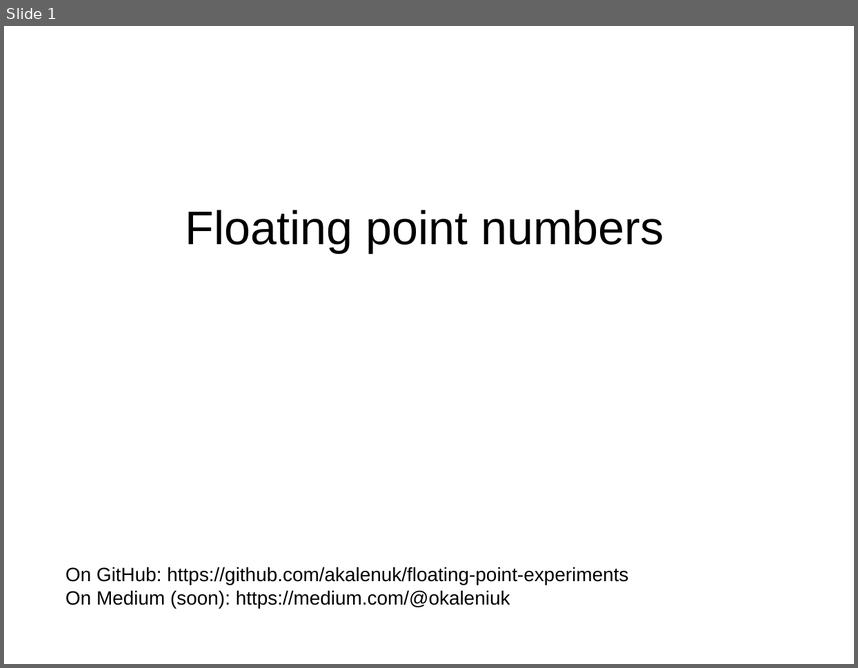
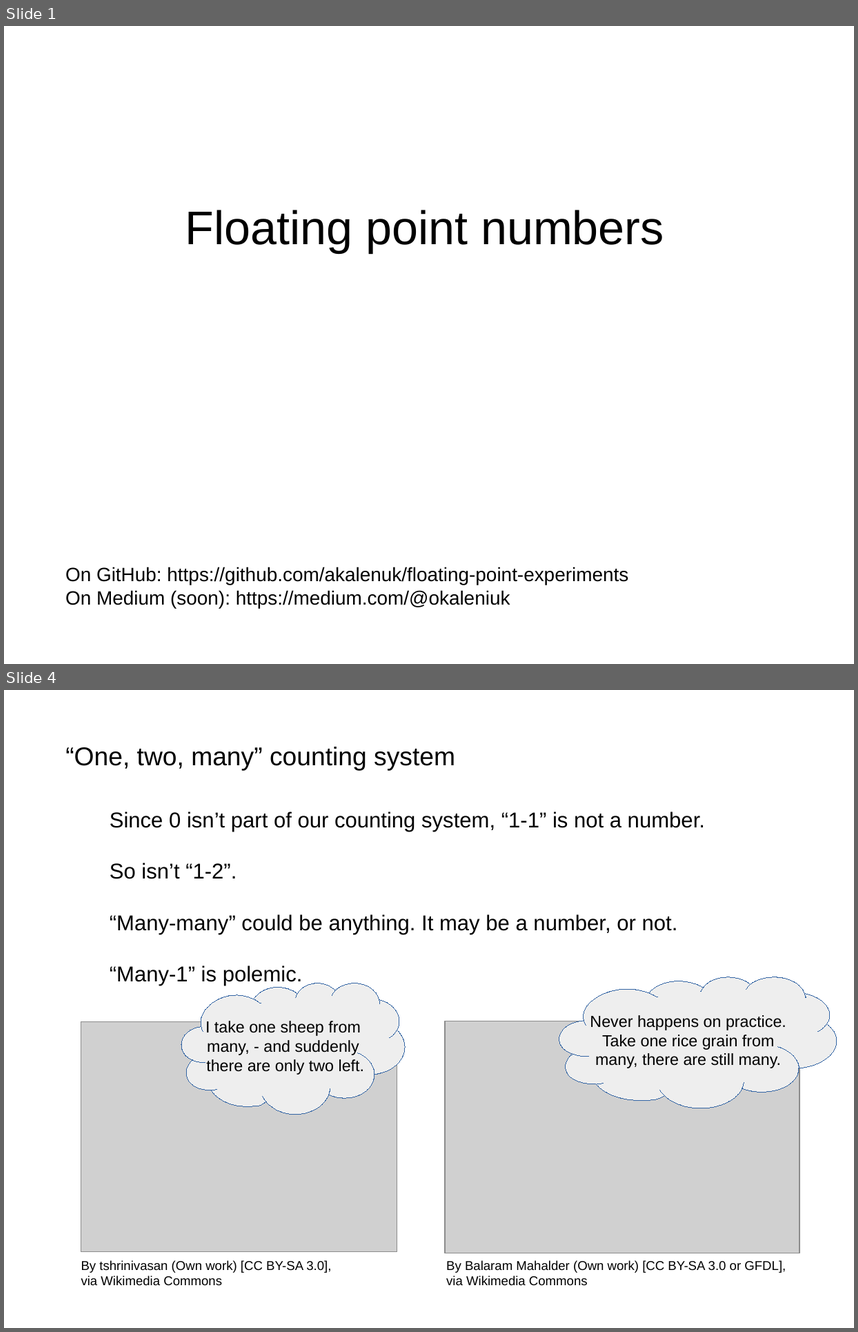
Before and after one commit to akalenuk/floating-point-experiments, a slide deck: floating.odp. Shown one above the other, each under a label of ours: slide 1 before the commit, slides 1 and 4 after it; the slides between them are not shown. The pictures are 858x668 and 858x1332 pixels, drawn with LibreOffice and Linux fonts; fonts in the diff are those of the drawing; grey boxes stand for pictures. Boxes give left, top, right and bottom in pixels: in the first picture for what was removed or moved away, otherwise in the second. Text is boxed around its words. In the diff, an @@ line names an element or a change of style, - is before the commit and + after.

```diff
--- a/floating.odp
+++ b/floating.odp
@@ slide 4 added at box(4, 690, 854, 1328), background #FFFFFF @@
@@ text added at box(65, 747, 455, 771), 24 pt, text #000000 @@
+“One, two, many” counting system
@@ text added at box(110, 811, 705, 986), 20 pt, text #000000 @@
+Since 0 isn’t part of our counting system, “1-1” is not a number.
+So isn’t “1-2”.
+“Many-many” could be anything. It may be a number, or not.
+“Many-1” is polemic.
@@ freeform shape added at box(559, 977, 837, 1108), fill #EEEEEE, outline #3465A4 0 pt, 15 pt, text #000000 @@
+Never happens on practice.
+Take one rice grain from
+many, there are still many.
@@ freeform shape added at box(181, 983, 405, 1114), fill #EEEEEE, outline #3465A4 0 pt, 15 pt, text #000000 @@
+I take one sheep from
+many, - and suddenly
+there are only two left.
@@ picture added at box(81, 1022, 397, 1252) @@
@@ picture added at box(445, 1021, 800, 1253) @@
@@ text added at box(81, 1260, 331, 1285), 12 pt, text #000000 @@
+By tshrinivasan (Own work) [CC BY-SA 3.0], via Wikimedia Commons
@@ text added at box(446, 1260, 786, 1285), 12 pt, text #000000 @@
+By Balaram Mahalder (Own work) [CC BY-SA 3.0 or GFDL],
+via Wikimedia Commons
```
Also in this commit, not shown: 5 other slides added, 1 slide removed, 2 other files.
